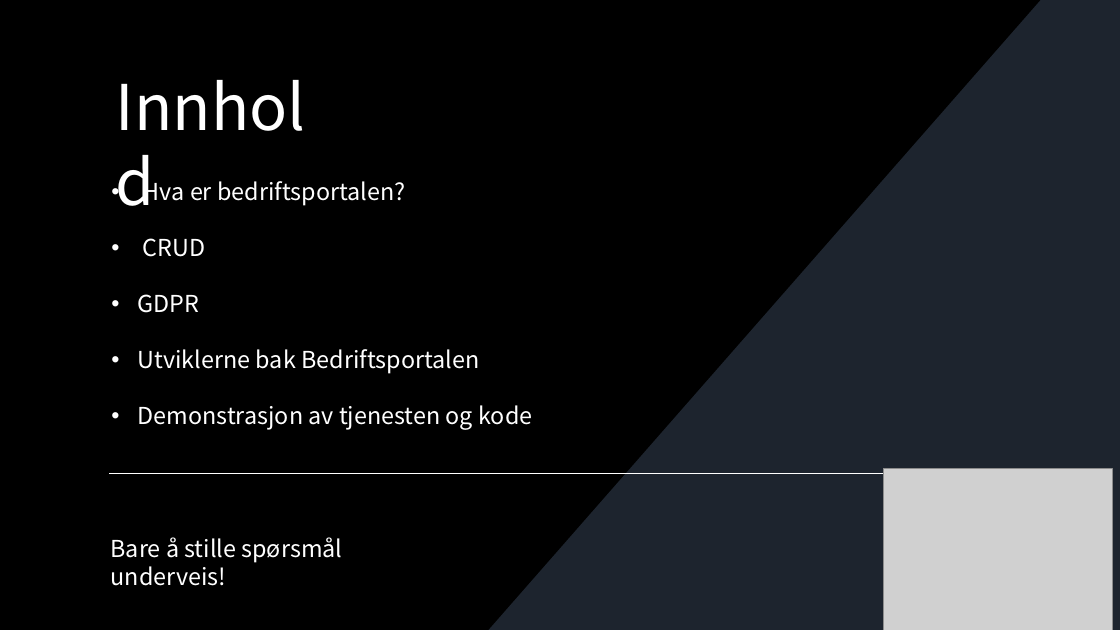
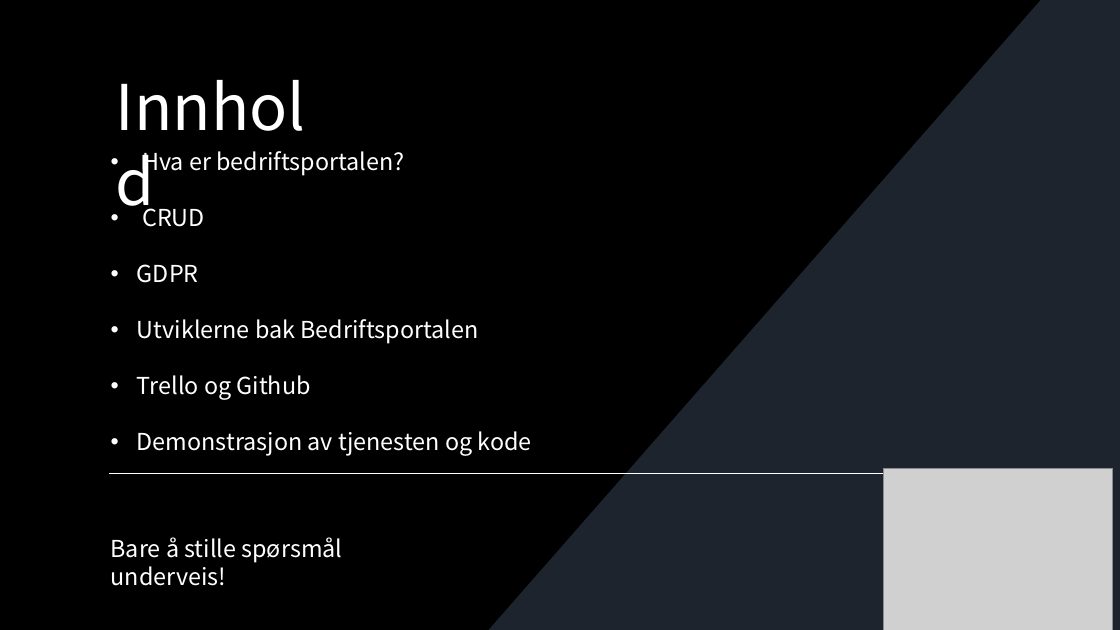
Before and after one commit to JonasTopper/Bedriftsportalen, a slide deck: slide 2 of Presentasjon.pptx. Drawn at 1120x630 pixels with LibreOffice and Linux fonts; fonts in the diff are those of the drawing; grey boxes stand for pictures; background and template pictures are left out. Boxes give left, top, right and bottom in pixels: in the first picture for what was removed or moved away, otherwise in the second. Text is boxed around its words. In the diff, an @@ line names an element or a change of style, - is before the commit and + after.

```diff
--- a/Presentasjon.pptx
+++ b/Presentasjon.pptx
@@ text "Hva er bedriftsportalen?" moved from (x1=138, y1=177, x2=532, y2=430) to (x1=137, y1=151, x2=532, y2=456) @@
@@ text at (x1=137, y1=375, x2=311, y2=400): paragraph added @@
+• Trello og Github
```
Also in this commit, not shown: 1 other slide changed, 2 slides added, 6 other files.
